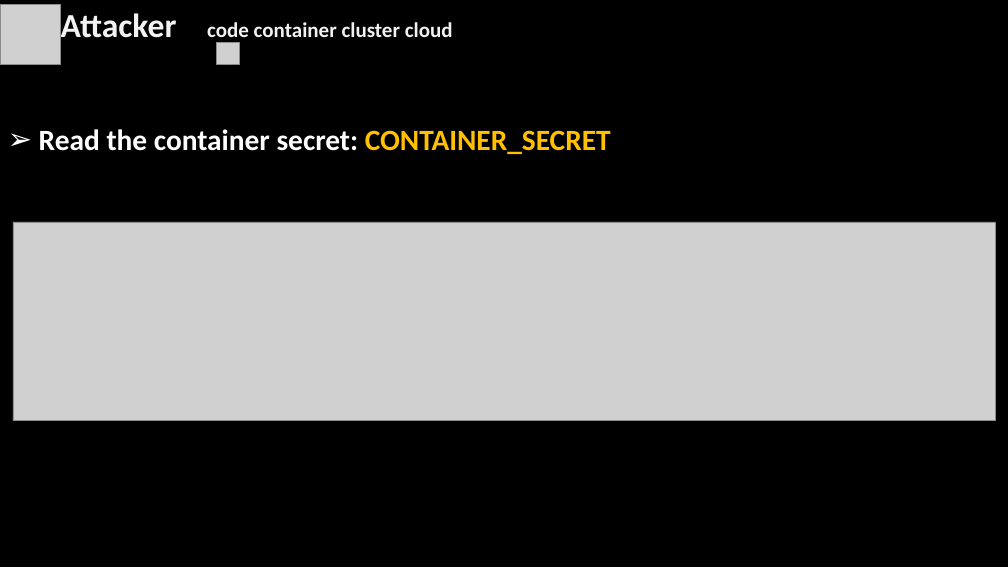
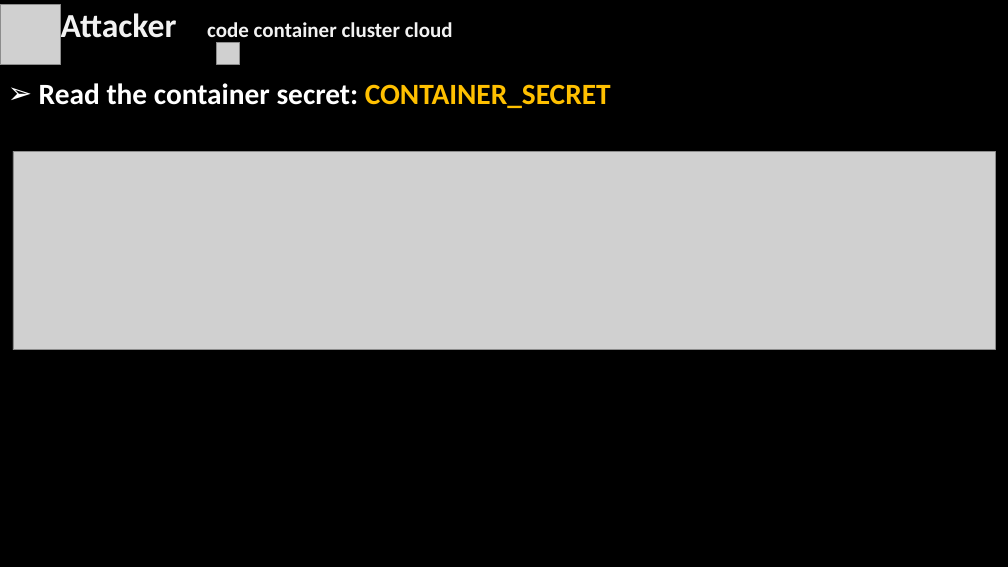
Before and after one commit to simonangel-fong/react2shell-eks, a slide deck: slide 7 of docs/slide/post01_eks_breach.pptx. Drawn at 1008x567 pixels with LibreOffice and Linux fonts; fonts in the diff are those of the drawing; grey boxes stand for pictures; background and template pictures are left out. Boxes give left, top, right and bottom in pixels: in the first picture for what was removed or moved away, otherwise in the second. Text is boxed around its words. In the diff, an @@ line names an element or a change of style, - is before the commit and + after.

```diff
--- a/docs/slide/post01_eks_breach.pptx
+++ b/docs/slide/post01_eks_breach.pptx
@@ text "Read the container secret: CONTAINER_SECRET": place and size @@
-text "Read the container secret: CONTAINER_SECRET" at [39,129,611,154]
+text "Read the container secret: CONTAINER_SECRET" at [39,83,611,108]
@@ picture: place and size @@
-picture at [13,222,995,421]
+picture at [13,151,995,350]
```
Also in this commit, not shown: 12 other slides changed, 13 other files.
